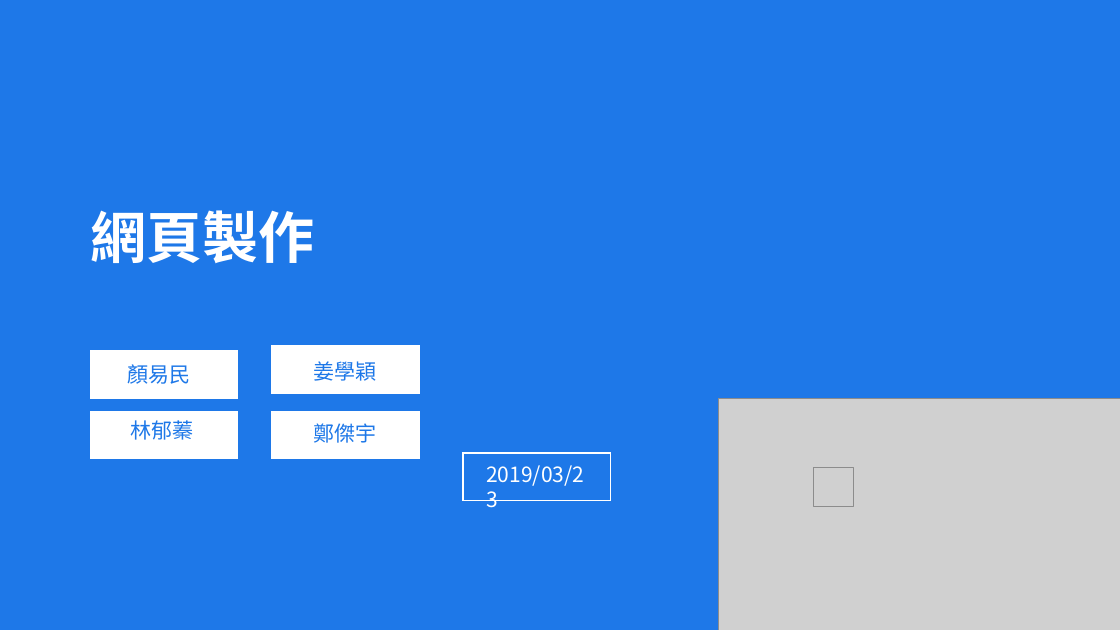
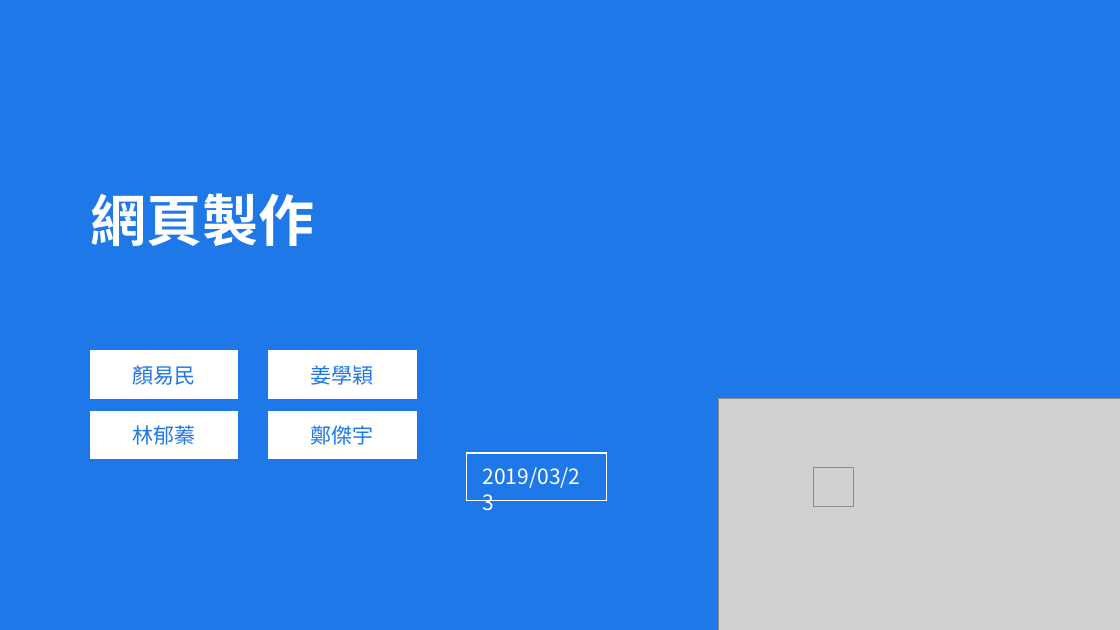
Before and after one commit to nozomi396/ntustFinalProject, a slide deck: slide 1 of 網頁製作PPT.pptx. Drawn at 1120x630 pixels with LibreOffice and Linux fonts; fonts in the diff are those of the drawing; grey boxes stand for pictures. Boxes give left, top, right and bottom in pixels: in the first picture for what was removed or moved away, otherwise in the second. Text is boxed around its words. In the diff, an @@ line names an element or a change of style, - is before the commit and + after.

```diff
--- a/網頁製作PPT.pptx
+++ b/網頁製作PPT.pptx
@@ text "網頁製作" moved from (x1=90, y1=210, x2=314, y2=263) to (x1=90, y1=193, x2=314, y2=246) @@
@@ rectangle "姜學穎" resized from (x1=313, y1=361, x2=376, y2=381) to (x1=269, y1=351, x2=416, y2=398) @@
@@ rectangle "姜學穎" at (x1=269, y1=351, x2=416, y2=398): alignment left to centre; vertical alignment top to middle; fill none to #FFFFFF; outline none to #FFFFFF 1 pt @@
@@ rectangle removed at (x1=272, y1=346, x2=419, y2=393) @@
@@ text removed at (x1=128, y1=364, x2=191, y2=384) @@
-顏易民
@@ text in rectangle at (x1=132, y1=365, x2=195, y2=385): text added @@
+顏易民
@@ text removed at (x1=130, y1=420, x2=193, y2=440) @@
-林郁蓁
@@ text in rectangle at (x1=132, y1=425, x2=195, y2=445): text added @@
+林郁蓁
@@ text in rectangle at (x1=311, y1=425, x2=374, y2=445): text added @@
+鄭傑宇
@@ text removed at (x1=313, y1=423, x2=376, y2=443) @@
-鄭傑宇
```
Also in this commit, not shown: 10 other slides changed, 2 slides added, 3 other files.
